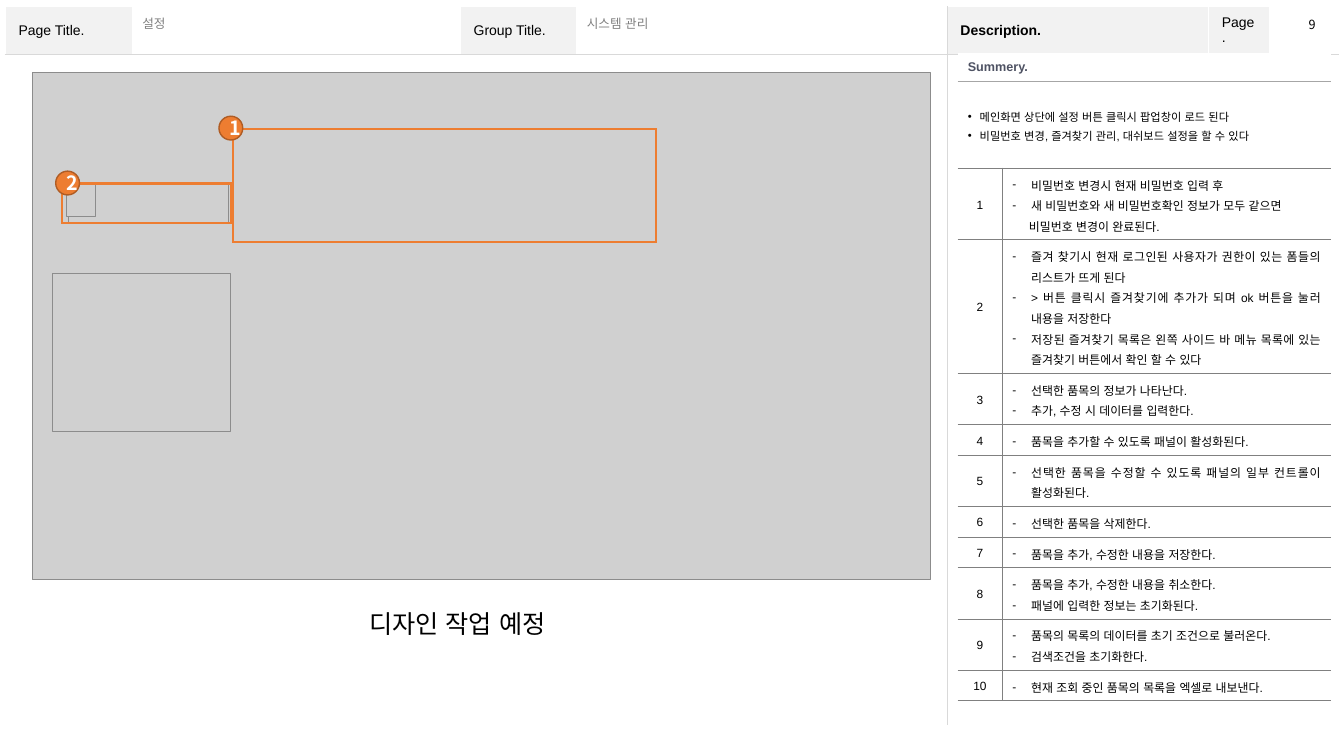
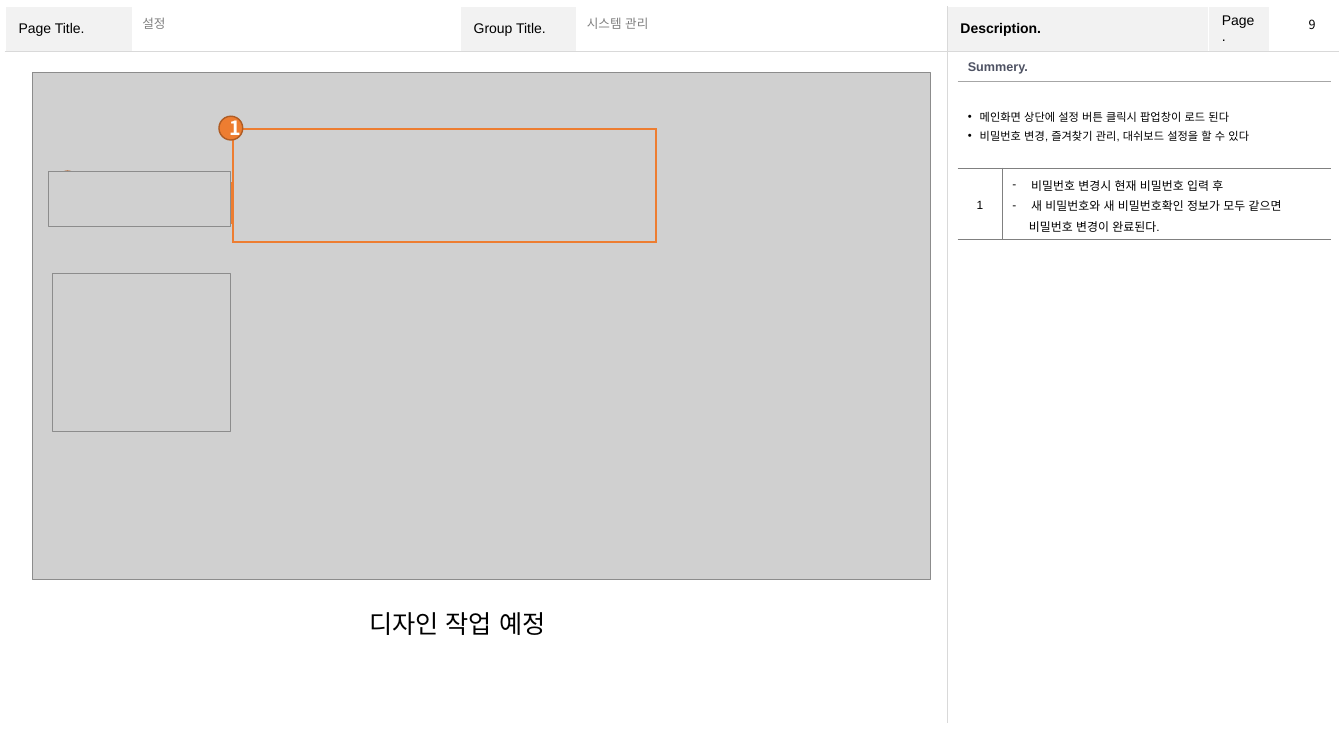
Before and after one commit to YJY1512/GoodeeTeamProject2, a slide deck: slide 9 of Team2 화면설계서.pptx. Drawn at 1344x756 pixels with LibreOffice and Linux fonts; fonts in the diff are those of the drawing; grey boxes stand for pictures. Boxes give left, top, right and bottom in pixels: in the first picture for what was removed or moved away, otherwise in the second. Text is boxed around its words. In the diff, an @@ line names an element or a change of style, - is before the commit and + after.

```diff
--- a/Team2 화면설계서.pptx
+++ b/Team2 화면설계서.pptx
@@ table at bbox=[958, 52, 1331, 236] @@
-row 4: 2 | 즐겨 찾기시 현재 로그인된 사용자가 권한이 있는 폼들의 리스트가 뜨게 된다 / > 버튼 클릭시 즐겨찾기에 추가가 되며 ok 버튼을 눌러 내용을 저장한다 / 저장된 즐겨찾기 목록은 왼쪽 사이드 바 메뉴 목록에 있는 즐겨찾기 버튼에서 확인 할 수 있다
-row 5: 3 | 선택한 품목의 정보가 나타난다. / 추가, 수정 시 데이터를 입력한다.
-row 6: 4 | 품목을 추가할 수 있도록 패널이 활성화된다.
-row 7: 5 | 선택한 품목을 수정할 수 있도록 패널의 일부 컨트롤이 활성화된다.
-row 8: 6 | 선택한 품목을 삭제한다.
-row 9: 7 | 품목을 추가, 수정한 내용을 저장한다.
-row 10: 8 | 품목을 추가, 수정한 내용을 취소한다. / 패널에 입력한 정보는 초기화된다.
-row 11: 9 | 품목의 목록의 데이터를 초기 조건으로 불러온다. / 검색조건을 초기화한다.
-row 12: 10 | 현재 조회 중인 품목의 목록을 엑셀로 내보낸다.
@@ picture: place and size @@
-picture at bbox=[69, 184, 229, 223]
+picture at bbox=[48, 171, 231, 227]
@@ picture removed at bbox=[67, 184, 96, 216] @@
```
Also in this commit, not shown: 11 other slides changed, 1 slide added, 1 slide removed, 8 other files.
